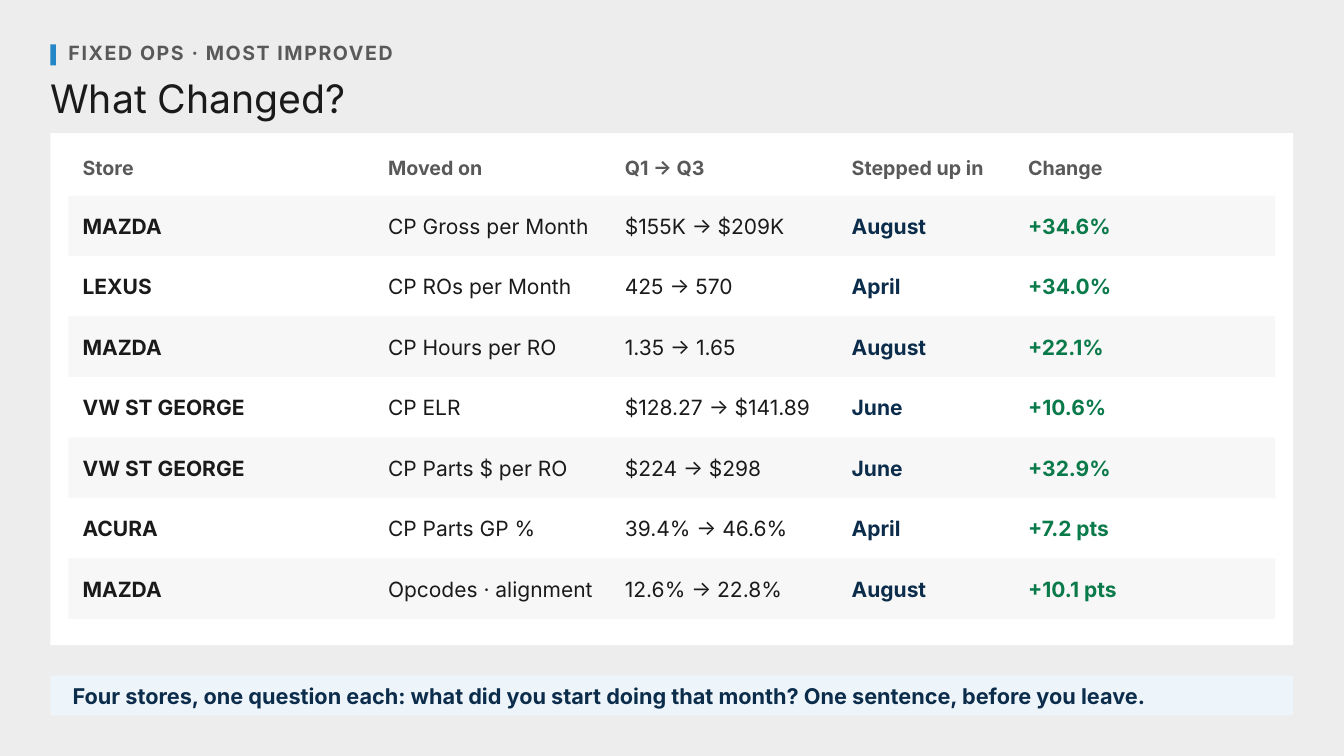
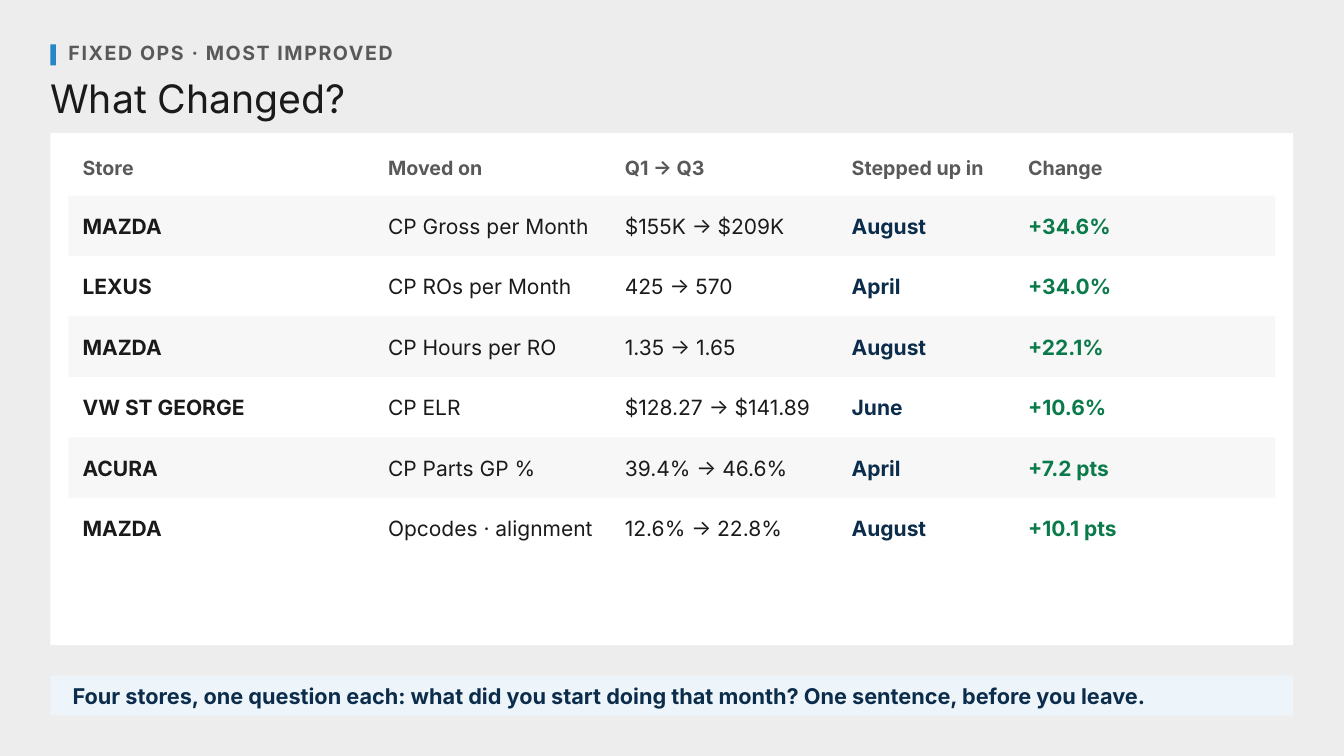
Before and after one commit to Ndresner/Noah, a slide deck: slide 174 of day2-deck/decks/Fixed Ops - Day 2 Example Test Deck.pptx. Drawn at 1344x756 pixels with LibreOffice and Linux fonts; fonts in the diff are those of the drawing. Boxes give left, top, right and bottom in pixels: in the first picture for what was removed or moved away, otherwise in the second. Text is boxed around its words. In the diff, an @@ line names an element or a change of style, - is before the commit and + after.

```diff
--- a/day2-deck/decks/Fixed Ops - Day 2 Example Test Deck.pptx
+++ b/day2-deck/decks/Fixed Ops - Day 2 Example Test Deck.pptx
@@ 9 texts: place and size @@
-9 texts at <box>83,520,1116,602</box>
+9 texts at <box>83,460,1116,541</box>
@@ text removed at <box>83,460,245,476</box> @@
-VW ST GEORGE
@@ text at <box>388,460,509,477</box>: text changed @@
-CP Parts $ per RO
+CP Parts GP %
@@ text removed at <box>625,458,761,479</box> @@
-$224 → $298
@@ text removed at <box>852,460,903,477</box> @@
-June
@@ text removed at <box>1028,460,1111,477</box> @@
-+32.9%
@@ text removed at <box>388,520,509,537</box> @@
-CP Parts GP %
@@ rectangle removed at <box>69,559,1275,619</box> @@
```
Also in this commit, not shown: 6 other files.
